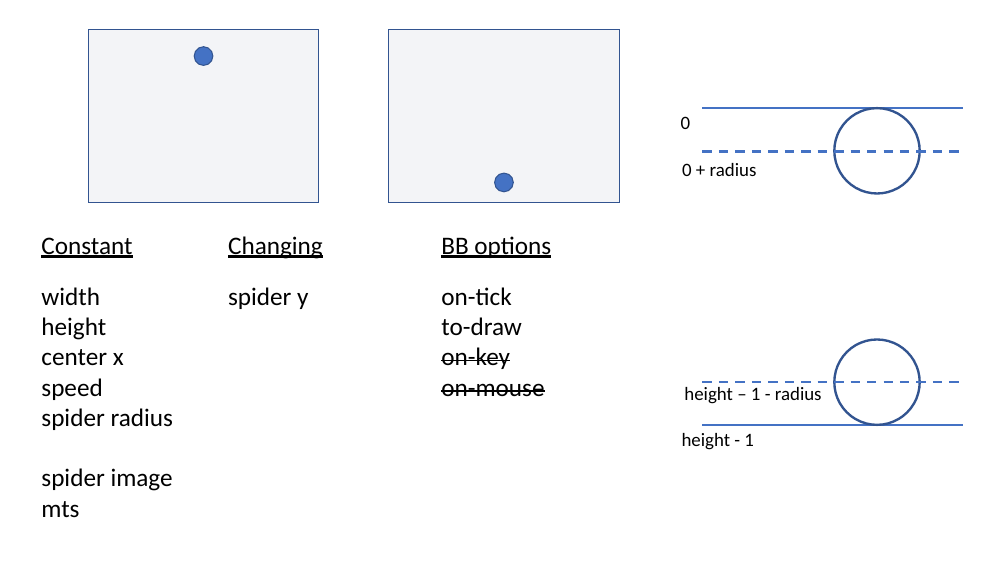
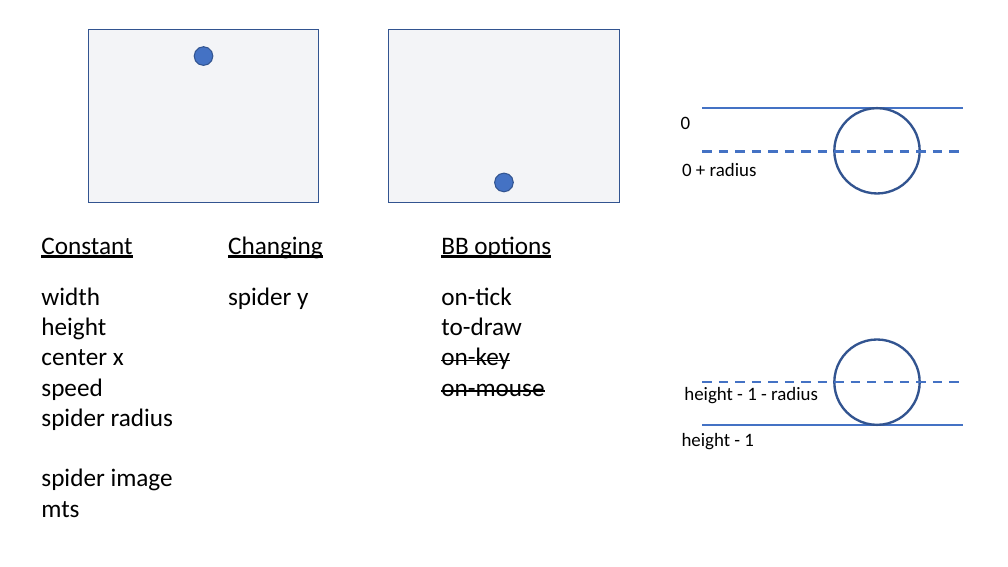
Before and after one commit to GregorKiczales/spd-materials, a slide deck: slide 15 of instructor/l04/l04-pad.pptx (slide 14 before the commit). Drawn at 1008x567 pixels with LibreOffice and Linux fonts; fonts in the diff are those of the drawing. Boxes give left, top, right and bottom in pixels: in the first picture for what was removed or moved away, otherwise in the second. Text is boxed around its words. In the diff, an @@ line names an element or a change of style, - is before the commit and + after.

```diff
--- a/instructor/l04/l04-pad.pptx
+++ b/instructor/l04/l04-pad.pptx
@@ text at (x1=684, y1=387, x2=818, y2=404): text changed @@
-height – 1 - radius
+height - 1 - radius
```
Also in this commit, not shown: 2 other slides changed, 2 slides added.
